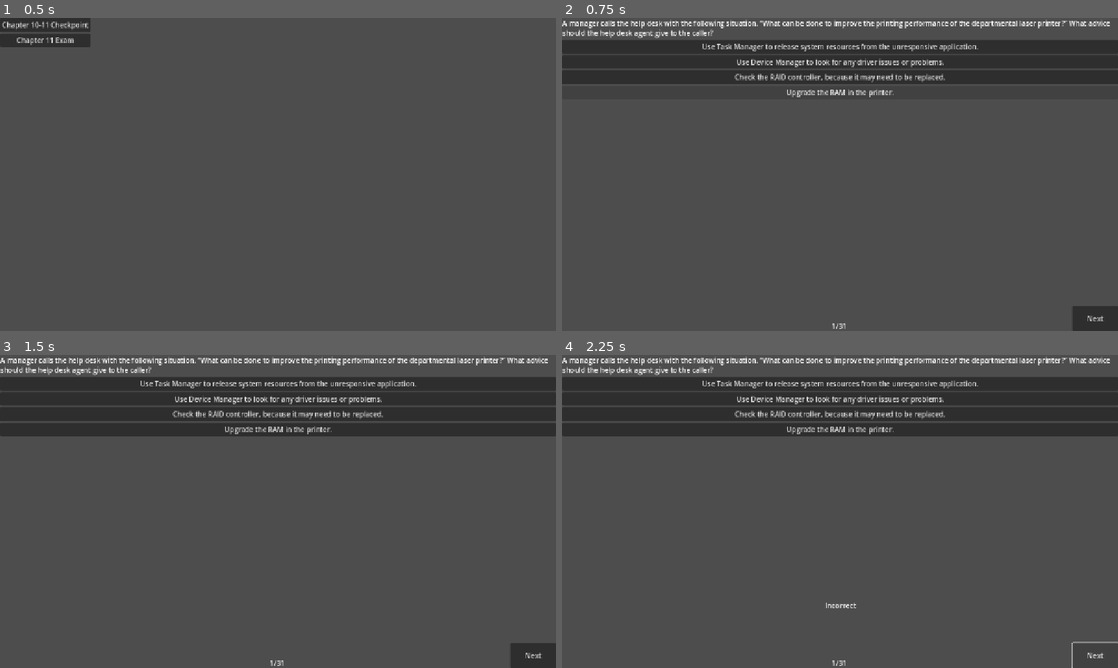
Above: before the commit, frames 1-4 (two rows, left to right).
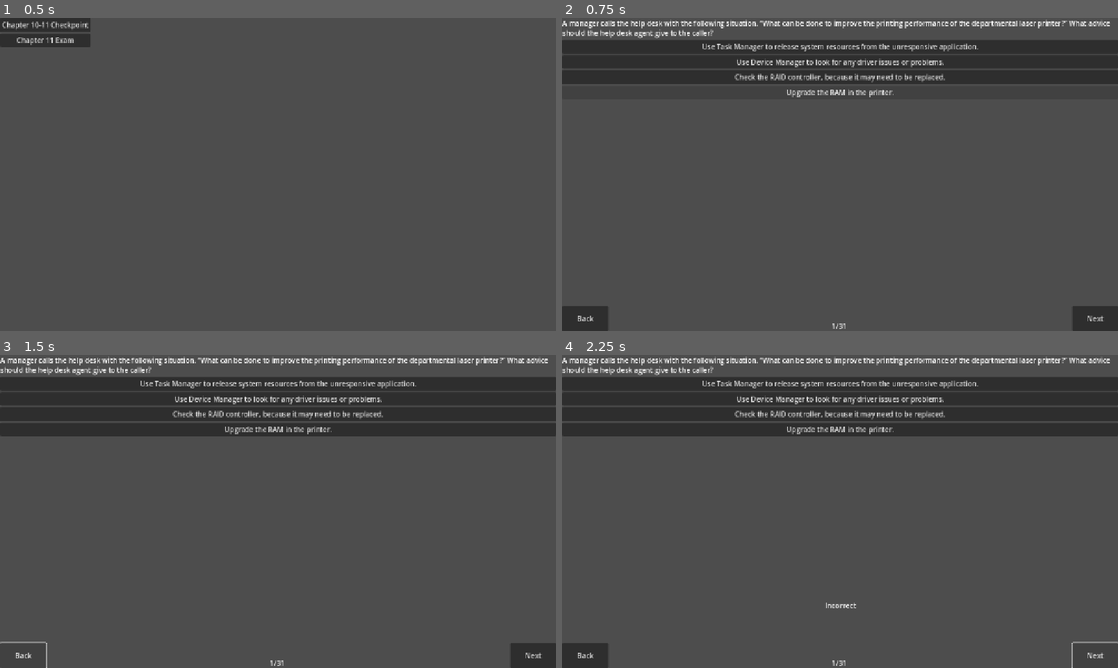
Above: after the commit, the same moments.

Repository: JMO1212/Quiz-Software
Game: Godot game, scene res://main.tscn
The game is run twice, just before and just after one commit, with the same random seed, the same clock (stepped at 60 frames per second) and the same inputs.
Inputs (mouse positions are in pixels of both pictures, inside the frame that each line leads up to):
- Up to frame 1 (0.5 s): no input
- Up to frame 2 (0.75 s): click "Chapter 10-11 Checkpoint" at 0.5 s
- Up to frame 3 (1.5 s): click (22, 655) at 1.25 s, where only the run after the commit has a clickable "Back"
- Up to frame 4 (2.25 s): click "Next" at 2 s

Frame 1 is identical in both runs. In frame 2, 0.6% of the frame differs, in the area x 0-9%, y 92-100%; in frame 3, less than 0.1%; in frame 4, 0.6%.

Commit message:
Added back button to 10-11 checkpoint

Diff:
--- a/Chapters/chapter_10_11_checkpoint.tscn
+++ b/Chapters/chapter_10_11_checkpoint.tscn
@@ -35,10 +35,13 @@
 text = "Next"
 
 [node name="PrevQuestion" type="Button" parent="."]
-visible = false
-offset_top = 590.0
+layout_mode = 1
+anchors_preset = 2
+anchor_top = 1.0
+anchor_bottom = 1.0
+offset_top = -58.0
 offset_right = 106.0
-offset_bottom = 648.0
+grow_vertical = 0
 text = "Back"
 
 [node name="QuestionNumber" type="Label" parent="."]
--- a/Chapters/chapter_11_match_questions.gd
+++ b/Chapters/chapter_11_match_questions.gd
@@ -139,3 +139,7 @@
 	else:
 		$Score.text = "Incorrect"
 	GivenAnswer = []
+
+
+func _on_prev_question_pressed() -> void:
+	pass # Replace with function body.
--- a/Chapters/chapter_11_match_questions.tscn
+++ b/Chapters/chapter_11_match_questions.tscn
@@ -37,6 +37,11 @@
 offset_bottom = 720.0
 text = "Next"
 
+[node name="PrevQuestion" type="Button" parent="."]
+layout_mode = 0
+offset_right = 8.0
+offset_bottom = 8.0
+
 [node name="QuestionNumber" type="Label" parent="."]
 layout_mode = 1
 anchors_preset = 7
@@ -65,3 +70,4 @@
 grow_vertical = 0
 
 [connection signal="pressed" from="NextQuestion" to="." method="_on_next_question_pressed"]
+[connection signal="pressed" from="PrevQuestion" to="." method="_on_prev_question_pressed"]
Not shown, changed: export_presets.cfg
Not shown, added: export/v1.1.1/quiz.console.exe
Not shown, added: export/v1.1.1/quiz.exe
Not shown, added: export/v1.1.1/quiz.pck
